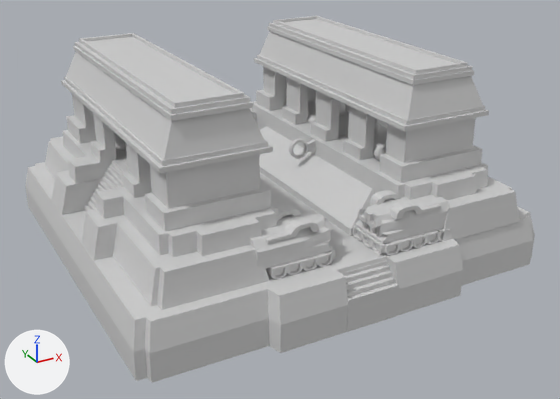
What one commit did to the COLLADA model art/meshes/structural/maya_protoclassic/ball_2.dae.
Before and after are seen from a camera (50 mm lens) standing at (-27.6, -52.7, 25.6) and looking at (0.5, -1.5, 0.0). Arrows for +X, +Y and +Z are at lower left; the lights stay in place. Where no turn or scale is listed for an object, it has been applied to the vertices.

Names of what the first picture shows: 'b_2'.
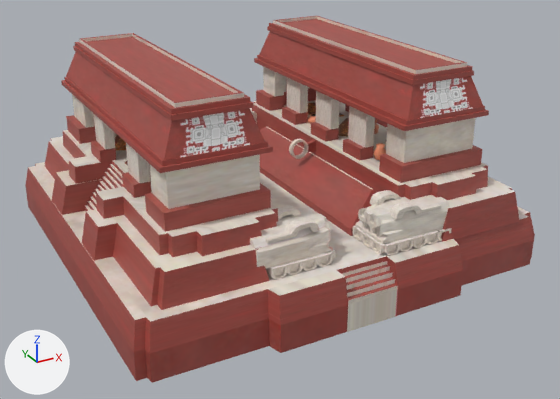
The newer file is also rescaled (x0.888) as a whole; pictures and numbers use the older file's frame.

What differs and where, as boxes [x1, y1, x2, y2] in the pictures (560 x 399 px):
'b_2', recoloured (grey to brown): [25, 16, 535, 383] in both

Patch to the scene script:
```diff
--- a/art/meshes/structural/maya_protoclassic/ball_2.dae.py
+++ b/art/meshes/structural/maya_protoclassic/ball_2.dae.py
@@ img_maya_protoclassic_struct_png @@
+img_maya_protoclassic_struct_png = load_image('maya_protoclassic_struct.png', '../../../textures/skins/structural/maya_protoclassic_struct.png', 2048, 1024, 'sRGB')
@@ mat_material_001 @@
+mat_material_001 = principled_material('Material.001')
+mat_material_001.texture = img_maya_protoclassic_struct_png
@@ me_cubo_635 @@
 me_cubo_635.from_pydata(...)  # 4148 vertices, 7362 faces; spans x -16.4..16.5, y -15.9..17.5, z -3.7..12.0
-me_cubo_635.materials.append(mat_textura_finais_maia_003)  # light grey #d1d1d1
+me_cubo_635.materials.append(mat_material_001)  # picture img_maya_protoclassic_struct_png
```
